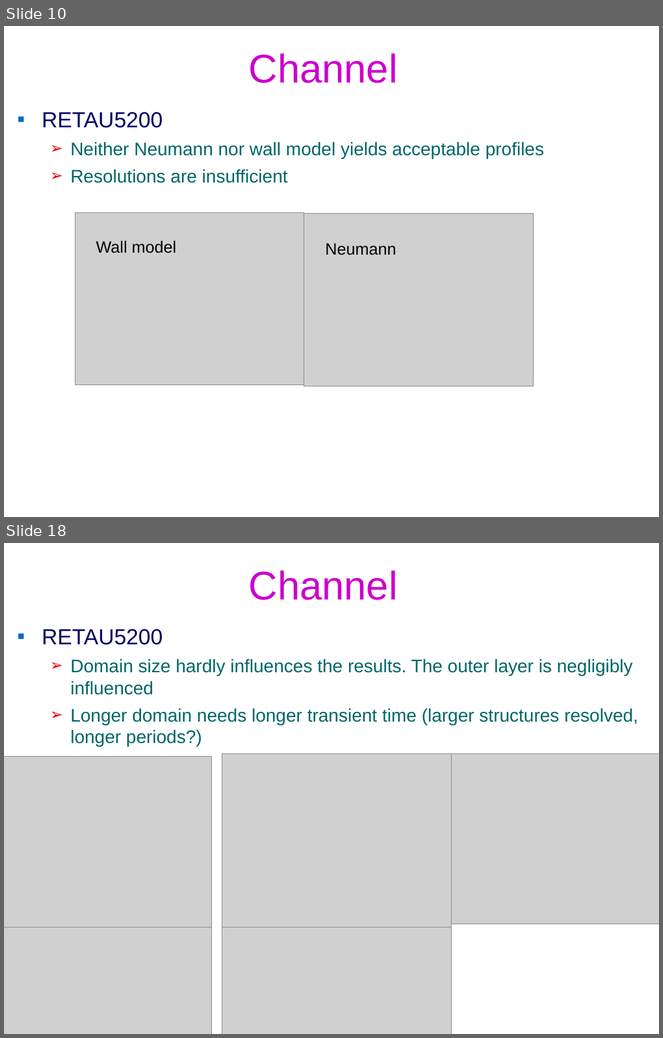
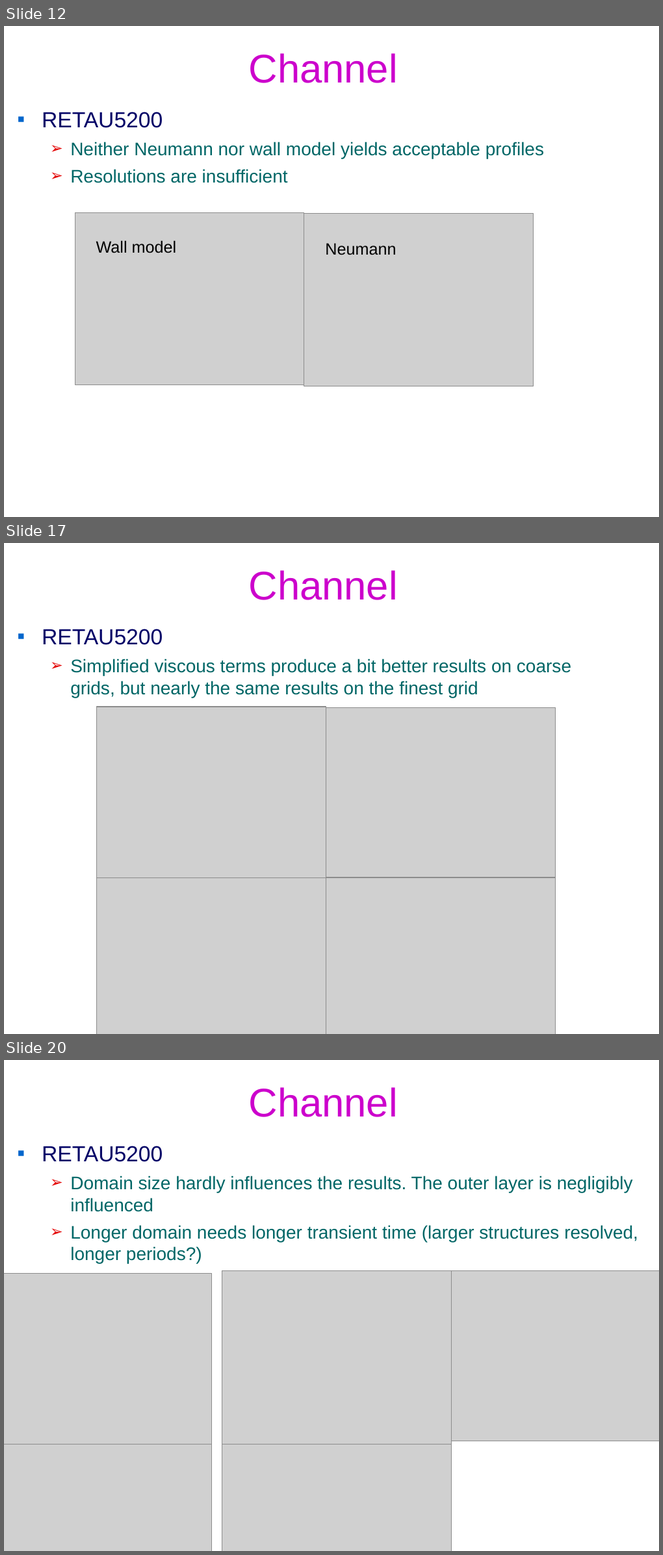
Before and after one commit to federicoVerolini/CaLES, a slide deck: docs/vv.pptx. Shown one above the other, each under a label of ours: slides 10 and 18 before the commit, slides 12, 17 and 20 after it; the slides between them are not shown. The pictures are 663x1038 and 663x1555 pixels, drawn with LibreOffice and Linux fonts; fonts in the diff are those of the drawing; grey boxes stand for pictures; background and template pictures are left out. Boxes give left, top, right and bottom in pixels: in the first picture for what was removed or moved away, otherwise in the second. Text is boxed around its words. In the diff, an @@ line names an element or a change of style, - is before the commit and + after.

Commit message:
simplified viscous terms

```diff
--- a/docs/vv.pptx
+++ b/docs/vv.pptx
@@ slide 17 added at box(4, 543, 659, 1034), background #FFFFFF @@
@@ title added at box(249, 570, 398, 600), 44 pt, text #CC00CC @@
+Channel
@@ text added at box(42, 629, 571, 698), 20 pt, text #006666 @@
+▪ RETAU5200
+  ➢ Simplified viscous terms produce a bit better results on coarse grids, but nearly the same results on the finest grid
@@ picture added at box(97, 707, 326, 878) @@
@@ picture added at box(326, 708, 556, 878) @@
@@ picture added at box(97, 878, 326, 1034) @@
@@ picture added at box(326, 878, 556, 1034) @@
@@ what was slide 10 is now slide 12 @@
@@ what was slide 18 is now slide 20 @@
```
Also in this commit, not shown: 9 slides changed, 4 other slides added, 4 slides removed, 4 other files.
